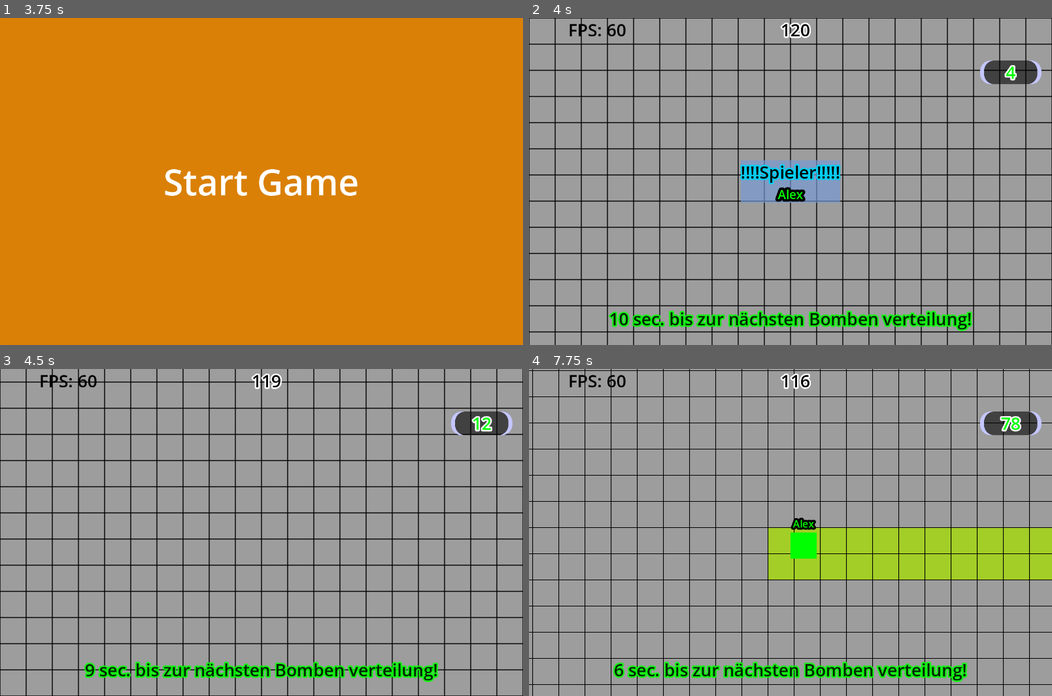
Above: before the commit, frames 1-4 (two rows, left to right).
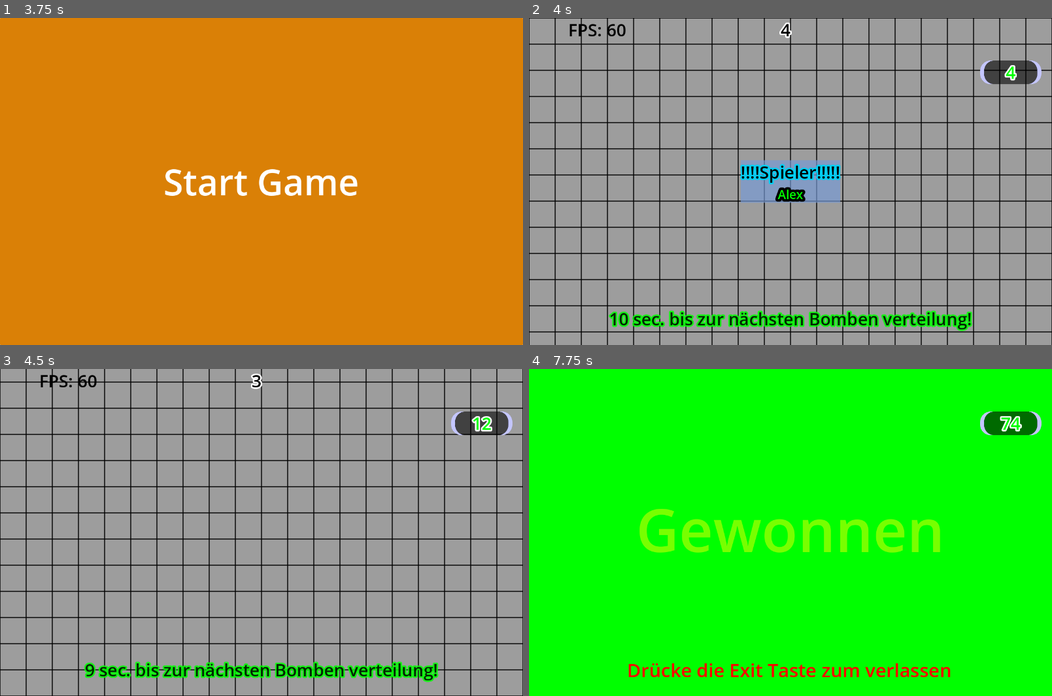
Above: after the commit, the same moments.

Repository: NIK-98/Paint_The_Ground
Game: Godot game, scene res://sceens/level.tscn
Same seed, same stepped clock (60 frames per second), same inputs: the game is played once before the commit and once after it. This scene is started directly instead of the project's main scene.
Inputs (mouse positions are in pixels of both pictures, inside the frame that each line leads up to):
- Up to frame 1 (3.75 s): click (261, 34) at 0.52 s; type "Alex" at 0.6 s; click "Start Game" at 1.25 s; click "Start Game" at 2 s; click "Bestätiegen" at 2.75 s; tap Enter at 3.5 s; move the mouse to (376, 165) at 3.52 s; hold D (right) from 3.53 s (still down); hold Tab (Info) from 3.53 s (still down); click (376, 165) at 3.67 s
- Up to frame 2 (4 s): keep holding D (right); keep holding Tab (Info)
- Up to frame 3 (4.5 s): move the mouse to (156, 548) at 4.27 s; release D (right) at 4.28 s; release Tab (Info) at 4.28 s; hold S (down) from 4.28 s (still down); tap Tab (Info) at 4.35 s
- Up to frame 4 (7.75 s): tap Space at 5 s; move the mouse to (842, 460) at 5.02 s; release S (down) at 5.03 s; hold D (right) 5.03-5.78 s; hold Tab (Info) 5.03-5.78 s; tap Enter at 5.75 s; move the mouse to (764, 597) at 5.77 s; hold W (up) 5.78-6.53 s; tap Tab (Info) at 5.85, 7.35 s; click (764, 597) at 5.92 s; move the mouse to (947, 581) at 6.52 s; hold Tab (Info) 6.53-7.28 s; hold A (left) from 6.53 s (still down); move the mouse to (633, 483) at 7.27 s

Frame 1 is identical in both runs. In frame 2, 0.2% of the frame differs, in the area x 47-54%, y 1-7%; in frame 3, 0.2%; in frame 4, 99%, in the area x 0-100%, y 0-100%.

Commit message:
kleinerer spiel ende bug behoben

Diff:
--- a/sceens/level.tscn
+++ b/sceens/level.tscn
@@ -314,7 +314,7 @@
 text = "Warte auf Mitspieler..."
 
 [node name="Timer" type="Timer" parent="." groups=["timer"]]
-wait_time = 120.0
+wait_time = 3.89
 
 [node name="MultiplayerSynchronizer" type="MultiplayerSynchronizer" parent="."]
 replication_config = SubResource("SceneReplicationConfig_jatce")
--- a/sceens/player.tscn
+++ b/sceens/player.tscn
@@ -94,6 +94,7 @@
 text = "Drücke die Exit Taste zum verlassen"
 
 [node name="Los" type="ColorRect" parent="CanvasLayer"]
+visible = false
 offset_right = 1280.0
 offset_bottom = 800.0
 color = Color(1, 0.807843, 0, 1)
Not shown: 1 places in sceens/player.tscn that only renumber resources
